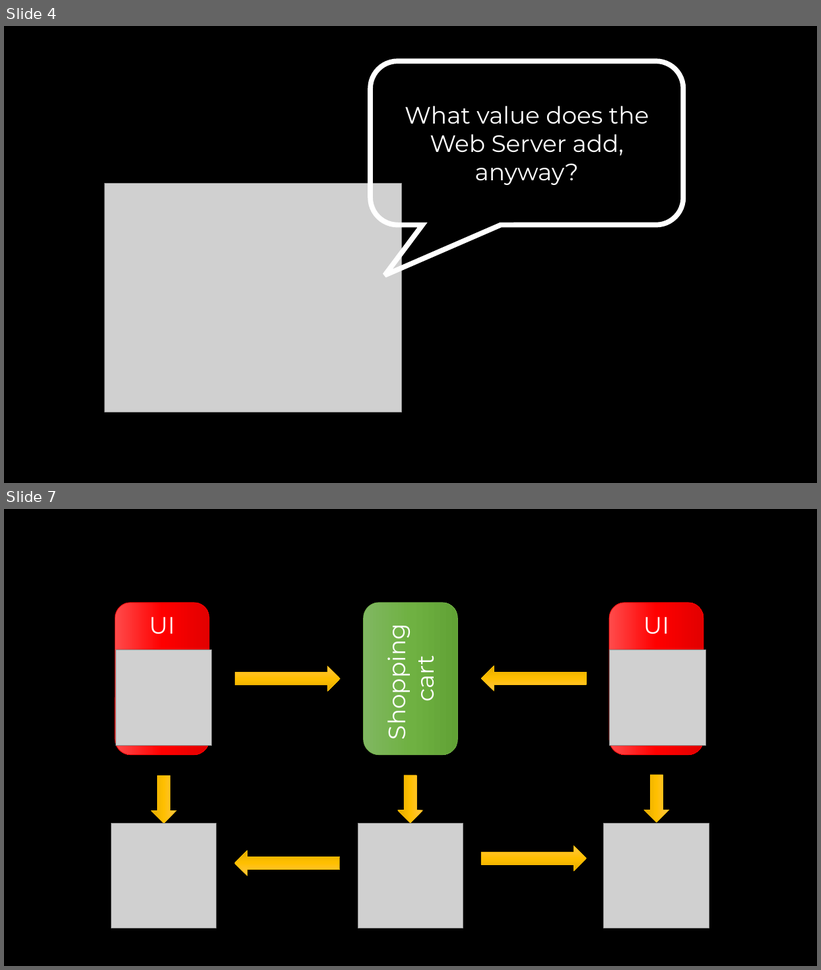
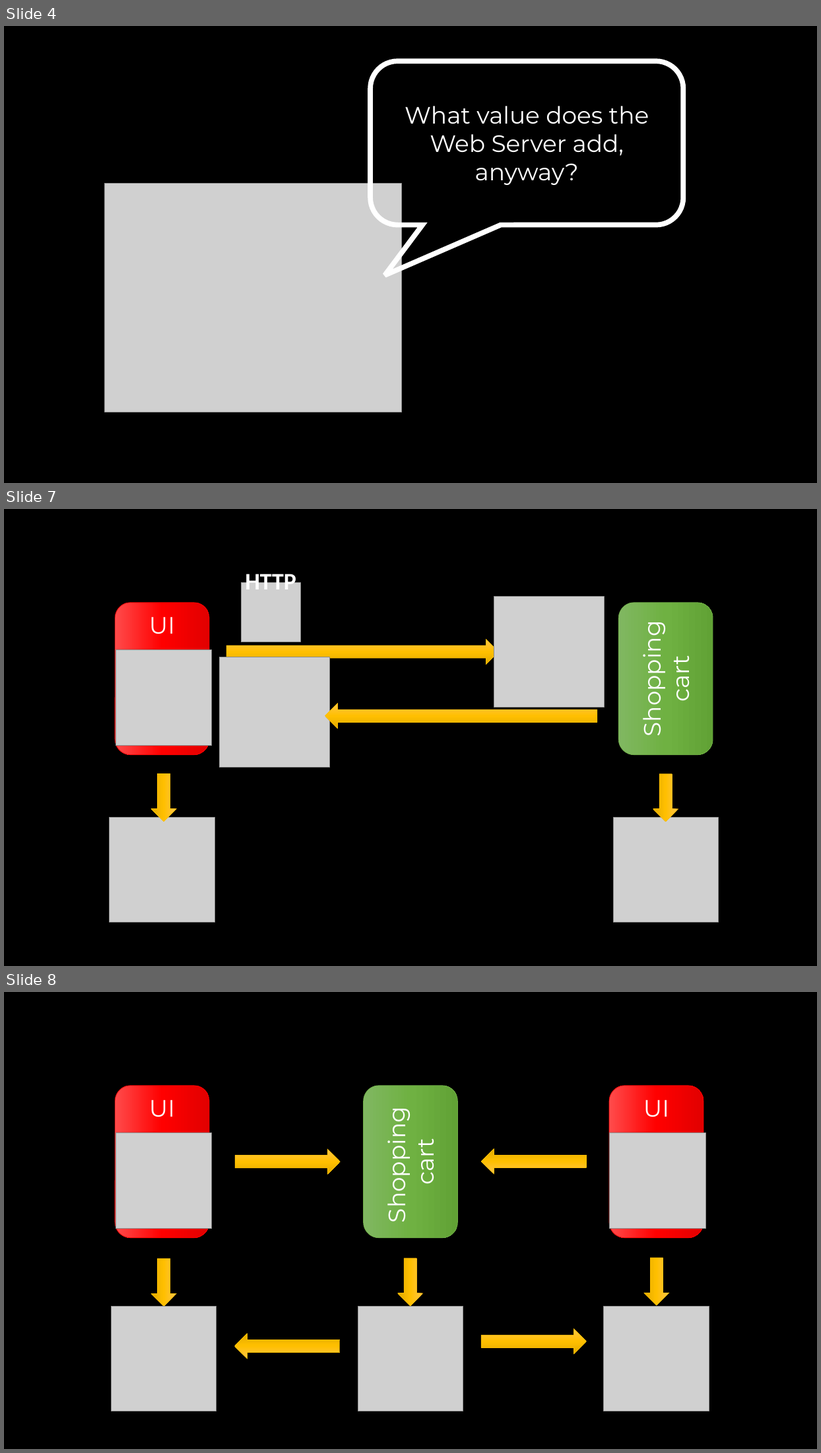
Before and after one commit to SzymonPobiega/DDDPatternsForADistributedSystem, a slide deck: docs/images.pptx. Shown one above the other, each under a label of ours: slides 4 and 7 before the commit, slides 4, 7 and 8 after it; the slides between them are not shown. The pictures are 821x970 and 821x1453 pixels, drawn with LibreOffice and Linux fonts; fonts in the diff are those of the drawing; grey boxes stand for pictures. Boxes give left, top, right and bottom in pixels: in the first picture for what was removed or moved away, otherwise in the second. Text is boxed around its words. In the diff, an @@ line names an element or a change of style, - is before the commit and + after.

```diff
--- a/docs/images.pptx
+++ b/docs/images.pptx
@@ slide 7 added at box(4, 509, 817, 966), background #000000 @@
@@ picture added at box(242, 583, 301, 642) @@
@@ text added at box(245, 570, 296, 590), 28 pt, text #FFFFFF, bold @@
+HTTP
@@ rounded rectangle added at box(115, 603, 209, 755), fill gradient #FF4B4B to #FF0000 to #E30000, outline #FF0000 0.5 pt, 28 pt, text #FFFFFF @@
+UI
@@ picture added at box(494, 597, 604, 707) @@
@@ rounded rectangle added at box(618, 603, 713, 755), fill gradient #81B861 to #6FB242 to #62A336, outline #70AD47 0.5 pt, 28 pt, text #FFFFFF @@
+Shopping cart
@@ right arrow added at box(226, 640, 499, 665), fill gradient #FFC64B to #FFC000 to #E3AB00, outline #FFC000 0.5 pt @@
@@ picture added at box(116, 650, 211, 746) @@
@@ picture added at box(219, 657, 330, 768) @@
@@ right arrow added at box(325, 704, 597, 729), fill gradient #FFC64B to #FFC000 to #E3AB00, outline #FFC000 0.5 pt @@
@@ right arrow added at box(151, 774, 176, 822), fill gradient #FFC64B to #FFC000 to #E3AB00, outline #FFC000 0.5 pt @@
@@ right arrow added at box(653, 774, 679, 822), fill gradient #FFC64B to #FFC000 to #E3AB00, outline #FFC000 0.5 pt @@
@@ picture added at box(110, 818, 215, 923) @@
@@ picture added at box(613, 818, 718, 923) @@
@@ what was slide 7 is now slide 8 @@
```
Also in this commit, not shown: 5 slides changed, 4 other slides added, 1 slide removed, 12 other files.
